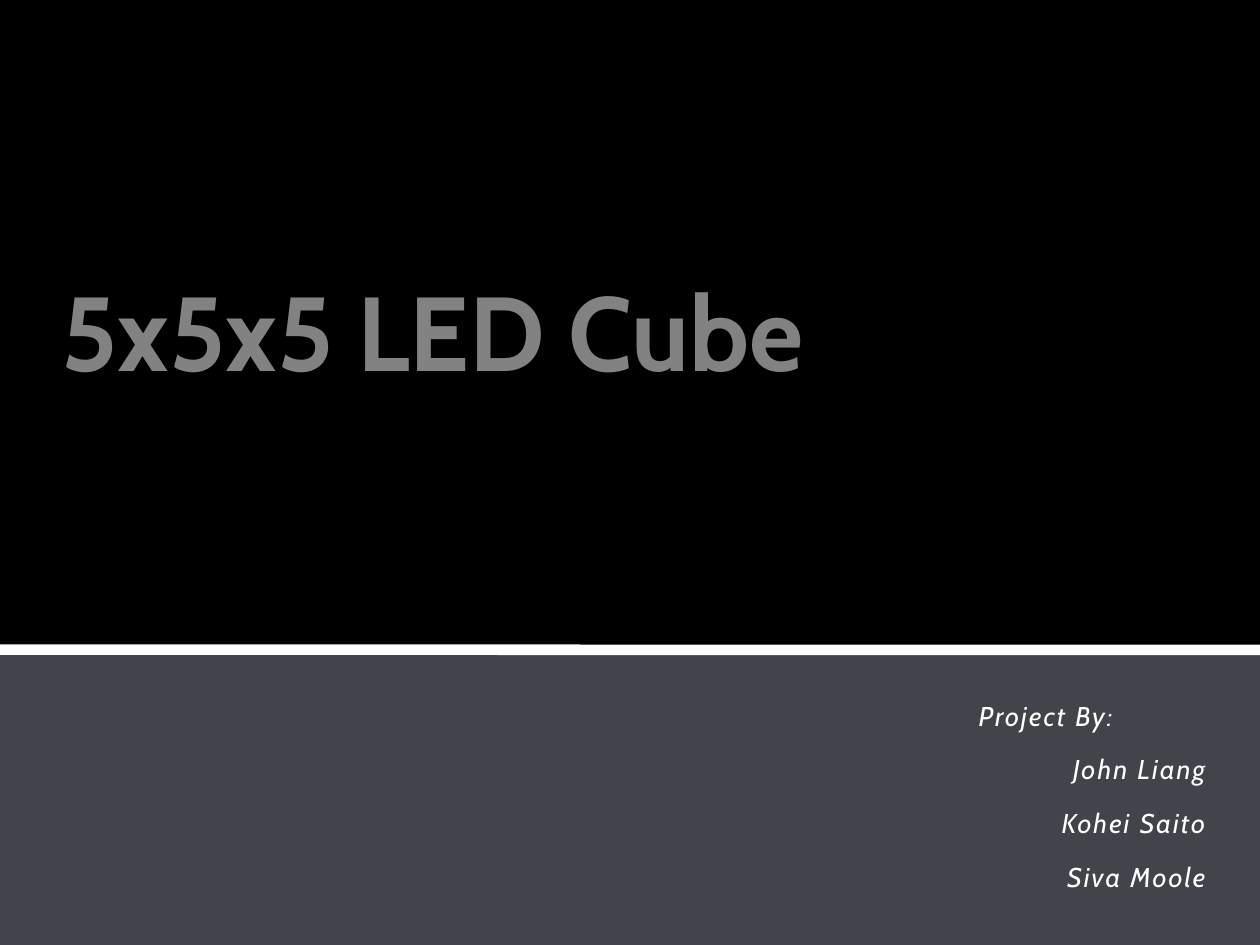
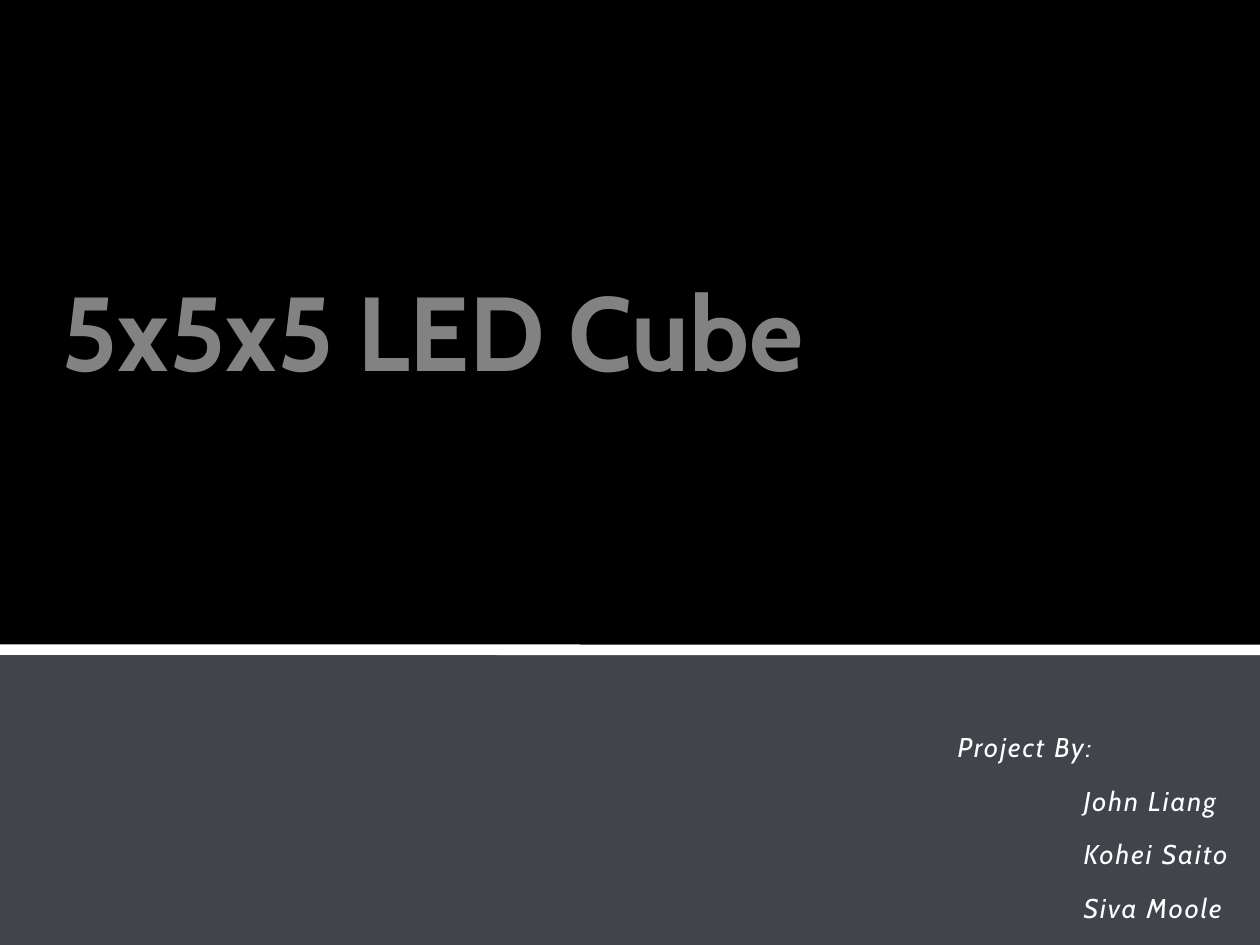
Before and after one commit to jjliang/5x5x5LEDCubeArduino, a slide deck: slide 1 of 5x5x5 LED Cube.pptx. Drawn at 1260x945 pixels with LibreOffice and Linux fonts; fonts in the diff are those of the drawing; background and template pictures are left out. Boxes give left, top, right and bottom in pixels: in the first picture for what was removed or moved away, otherwise in the second. Text is boxed around its words. In the diff, an @@ line names an element or a change of style, - is before the commit and + after.

```diff
--- a/5x5x5 LED Cube.pptx
+++ b/5x5x5 LED Cube.pptx
@@ subtitle "Project By:" moved from (x1=979, y1=707, x2=1205, y2=888) to (x1=958, y1=738, x2=1227, y2=919) @@
@@ subtitle at (x1=1084, y1=790, x2=1227, y2=919): alignment right to left @@
```
Also in this commit, not shown: 9 other slides changed, 3 slides added.
